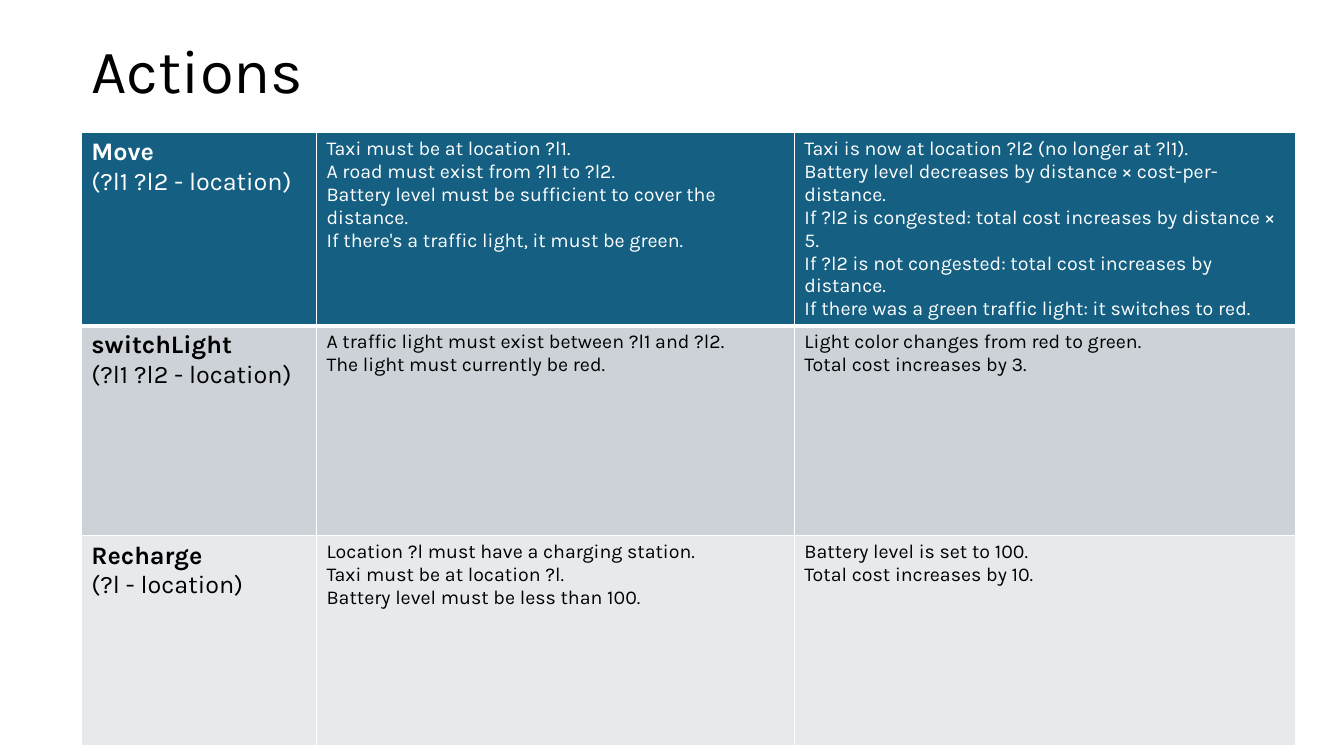
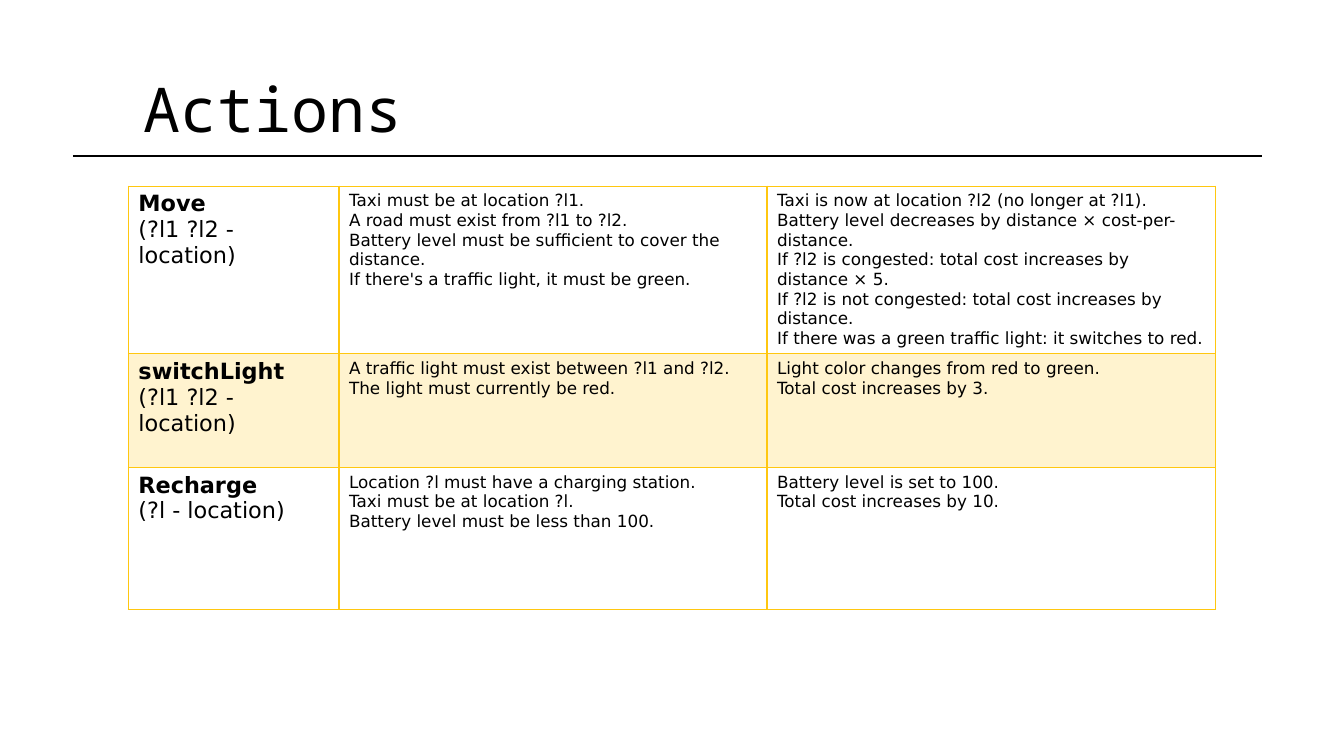
Before and after one commit to serenaragaglia/taxi_planning, a slide deck: slide 5 of documents/planning.pptx. Drawn at 1344x756 pixels with LibreOffice and Linux fonts; fonts in the diff are those of the drawing. Boxes give left, top, right and bottom in pixels: in the first picture for what was removed or moved away, otherwise in the second. Text is boxed around its words. In the diff, an @@ line names an element or a change of style, - is before the commit and + after.

```diff
--- a/documents/planning.pptx
+++ b/documents/planning.pptx
@@ text "Actions": place and size @@
-text "Actions" at <box>91,50,303,94</box>
+text "Actions" at <box>144,85,403,133</box>
@@ text "Actions" at <box>144,85,403,133</box>: font Karla to Noto Sans Mono @@
@@ line added from (73, 155) to (1262, 155), #000000 1.5 pt @@
@@ table at <box>128,187,1216,638</box> @@
@@ fill #156082 to none in row 1 @@
@@ fill #CCD2D8 to #FFC710 at 20% opacity in row 2 @@
@@ fill #E8EAED to none in row 3 @@
@@ size 18 to 16 pt in "Move", "(?l1 ?l2 - location)", "switchLight", "(?l1 ?l2 - location)" and 2 more places @@
@@ font Karla to DejaVu Sans @@
@@ text colour #FFFFFF to #000000 in "Move", "(?l1 ?l2 - location)", "Taxi must be at location ?l1.", "A road must exist from ?l1 to ..." and 7 more places @@
@@ size 14 to 12 pt in "Taxi must be at location ?l1.", "A road must exist from ?l1 to ...", "Battery level must be sufficient to cover ...", "If there's a traffic light, it must ..." and 14 more places @@
@@ borders changed @@
@@ table: place and size @@
-table at <box>82,133,1296,719</box>
+table at <box>128,187,1216,638</box>
```
Also in this commit, not shown: 19 other slides changed, 9 slides added, 1 slide removed, 1 other file.
